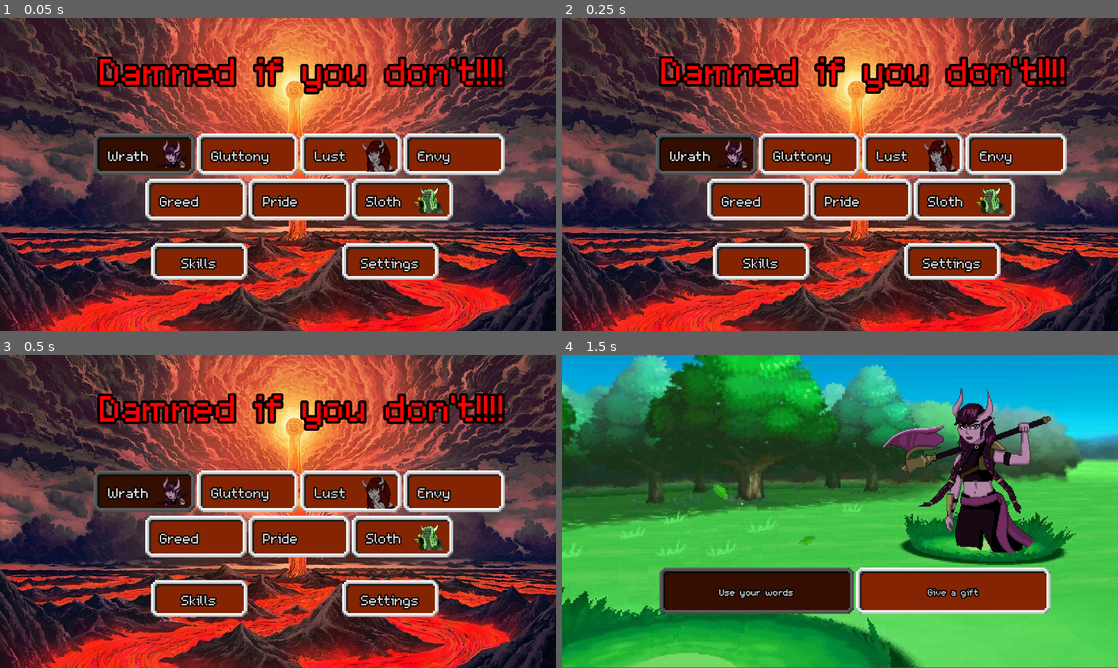
Above: before the commit, frames 1-4 (two rows, left to right).
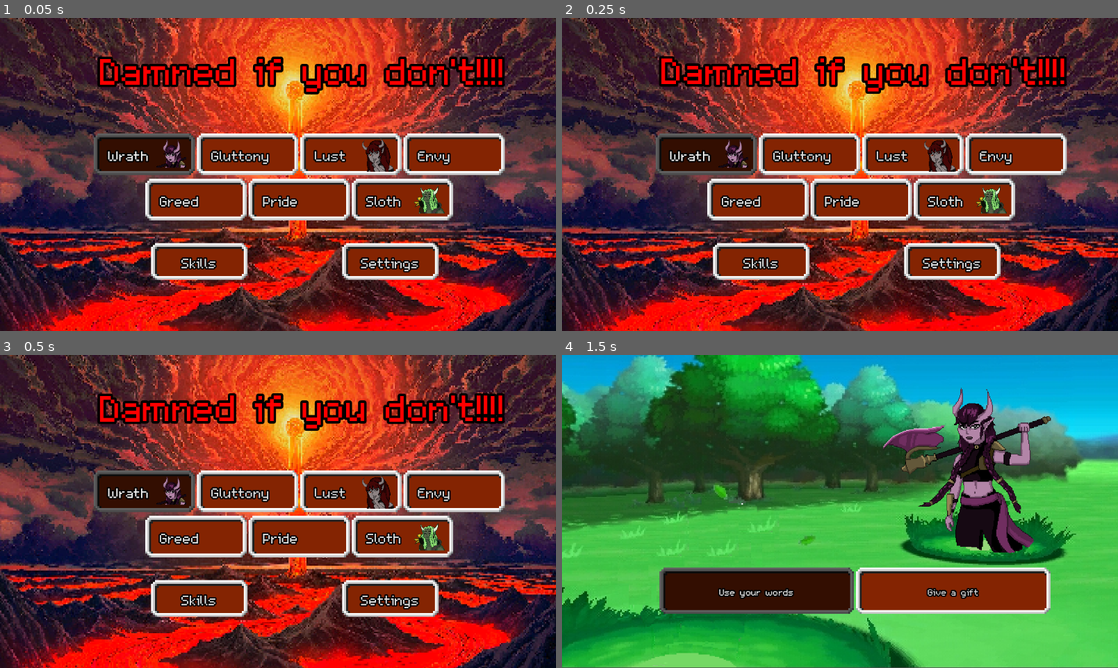
Above: after the commit, the same moments.

Repository: AyaPK/jingle-jam-2025
Game: Godot game, scene res://scenes/main_menu.tscn
Two runs of this game, one before a commit and one after it. Both use one fixed random seed, a clock stepped at 60 frames per second and the inputs below.
Inputs (mouse positions are in pixels of both pictures, inside the frame that each line leads up to):
- Up to frame 1 (0.05 s): no input
- Up to frame 2 (0.25 s): no input
- Up to frame 3 (0.5 s): no input
- Up to frame 4 (1.5 s): click "Wrath" at 0.5 s; tap Enter (ui_accept) at 1.25 s; move the mouse to (962, 495) at 1.27 s; tap T (test) at 1.35 s

The runs differ from the first frame. In frame 1, 27% of the frame differs, in the area x 0-100%, y 0-100%; in frame 2, 27%; in frame 3, 27%; in frame 4, nothing differs.

Commit message:
Update main menu bg

Diff:
--- a/scenes/main_menu.tscn
+++ b/scenes/main_menu.tscn
@@ -1,8 +1,8 @@
 [gd_scene load_steps=13 format=3 uid="uid://bfhslpx3f8pml"]
 
 [ext_resource type="Script" uid="uid://p76dtda487i8" path="res://scripts/main_menu.gd" id="1_l6cm7"]
-[ext_resource type="Texture2D" uid="uid://dxw33gvq1ji3b" path="res://assets/art/hell.webp" id="2_8ln24"]
 [ext_resource type="PackedScene" uid="uid://8jvy4ghanp55" path="res://scenes/demon_button.tscn" id="2_ekxnf"]
+[ext_resource type="Texture2D" uid="uid://i1eothhql2pf" path="res://assets/art/hell.png" id="2_flqon"]
 [ext_resource type="PackedScene" uid="uid://bnjgrcycgkw7" path="res://scenes/menu_button.tscn" id="3_bqqt6"]
 [ext_resource type="Resource" uid="uid://g2p05lkbrlkw" path="res://resources/demons/wrath.tres" id="4_rtw2f"]
 [ext_resource type="FontFile" uid="uid://hr5hln5rimjr" path="res://assets/fonts/m5x7.ttf" id="4_wu84c"]
@@ -21,7 +21,7 @@
 [node name="TextureRect" type="TextureRect" parent="CanvasLayer"]
 offset_right = 1221.0
 offset_bottom = 666.0
-texture = ExtResource("2_8ln24")
+texture = ExtResource("2_flqon")
 
 [node name="HFlowContainer" type="HFlowContainer" parent="CanvasLayer"]
 offset_left = 132.0
Binary file added: assets/art/hell.png
Not shown, added: assets/art/hell.png.import
